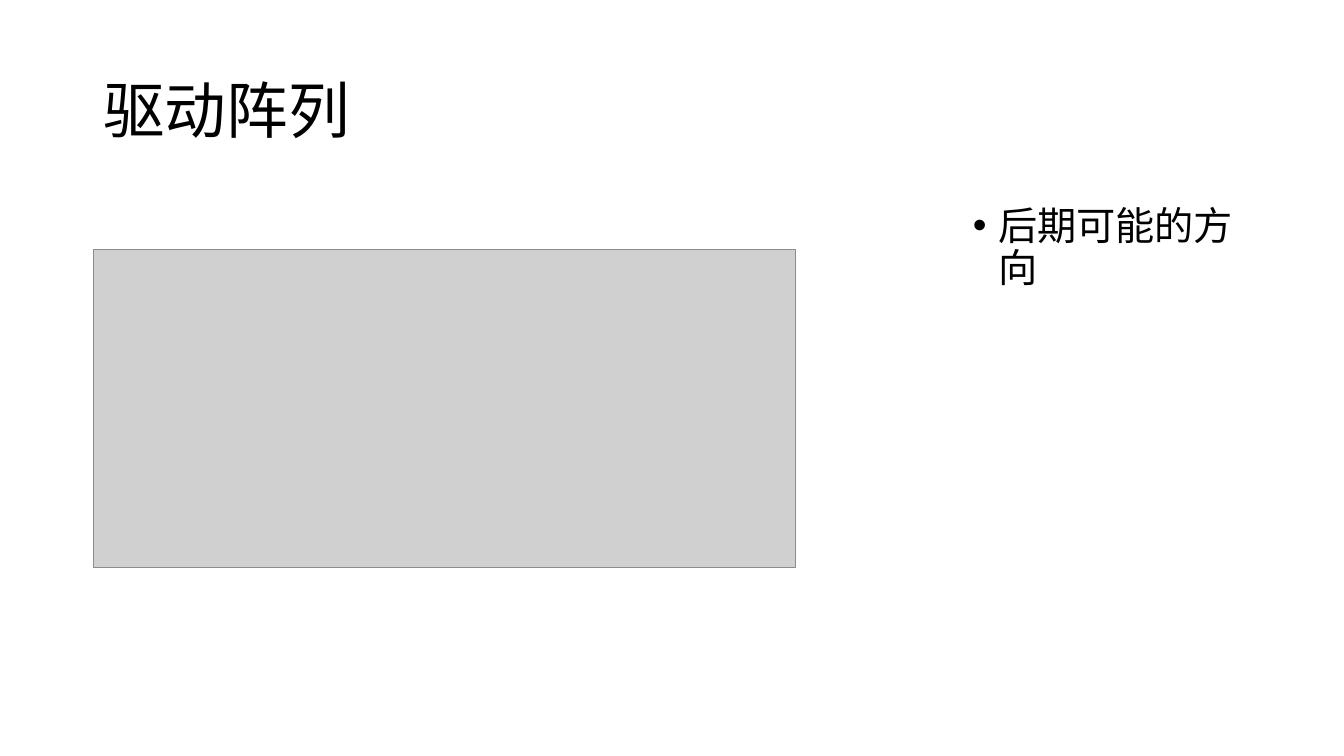
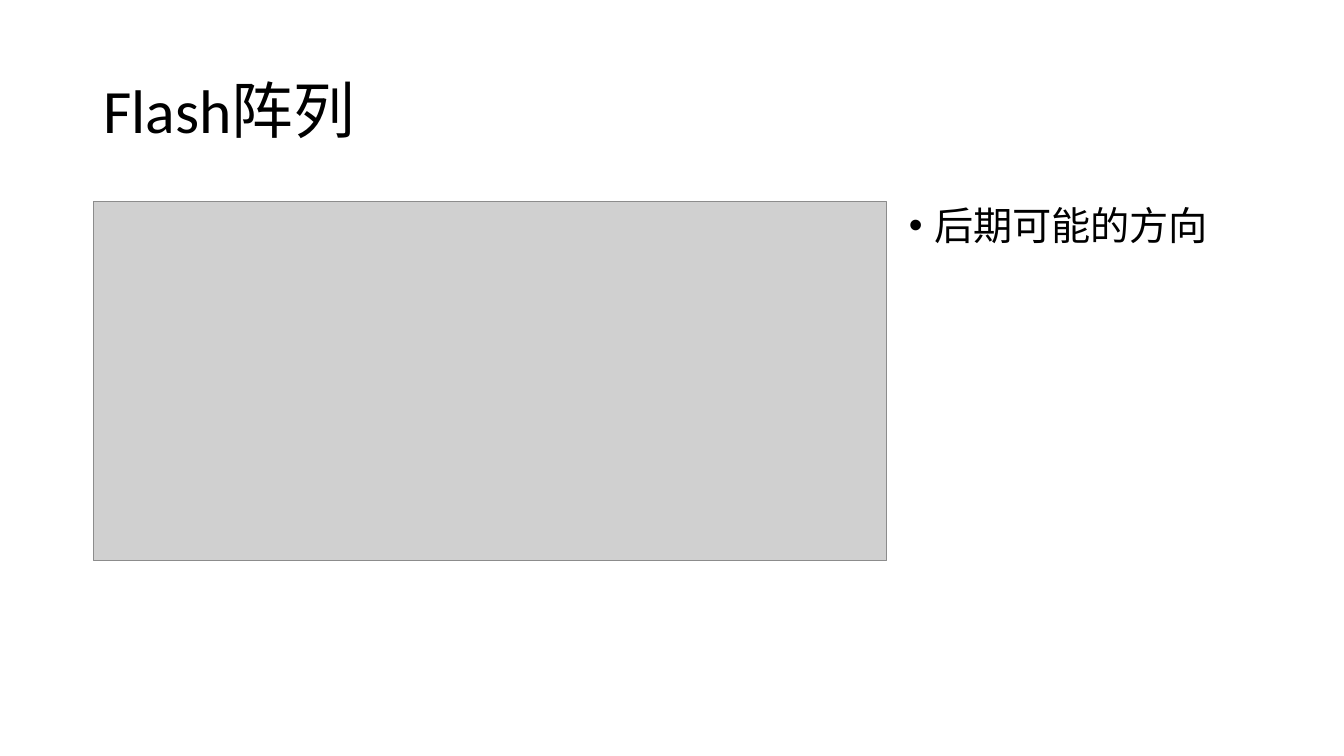
Before and after one commit to whitebkues1/ppt, a slide deck: slide 20 of xianzheng.pptx (slide 8 before the commit). Drawn at 1344x756 pixels with LibreOffice and Linux fonts; fonts in the diff are those of the drawing; grey boxes stand for pictures. Boxes give left, top, right and bottom in pixels: in the first picture for what was removed or moved away, otherwise in the second. Text is boxed around its words. In the diff, an @@ line names an element or a change of style, - is before the commit and + after.

```diff
--- a/xianzheng.pptx
+++ b/xianzheng.pptx
@@ title at [103, 82, 355, 138]: text changed @@
-驱动阵列
+Flash阵列
@@ picture: place and size @@
-picture at [93, 250, 796, 568]
+picture at [93, 202, 886, 561]
@@ text "后期可能的方向" rewrapped from [998, 207, 1233, 285] to [934, 207, 1208, 244] @@
```
Also in this commit, not shown: 12 other slides changed, 5 slides added, 4 slides removed, 12 other files.
